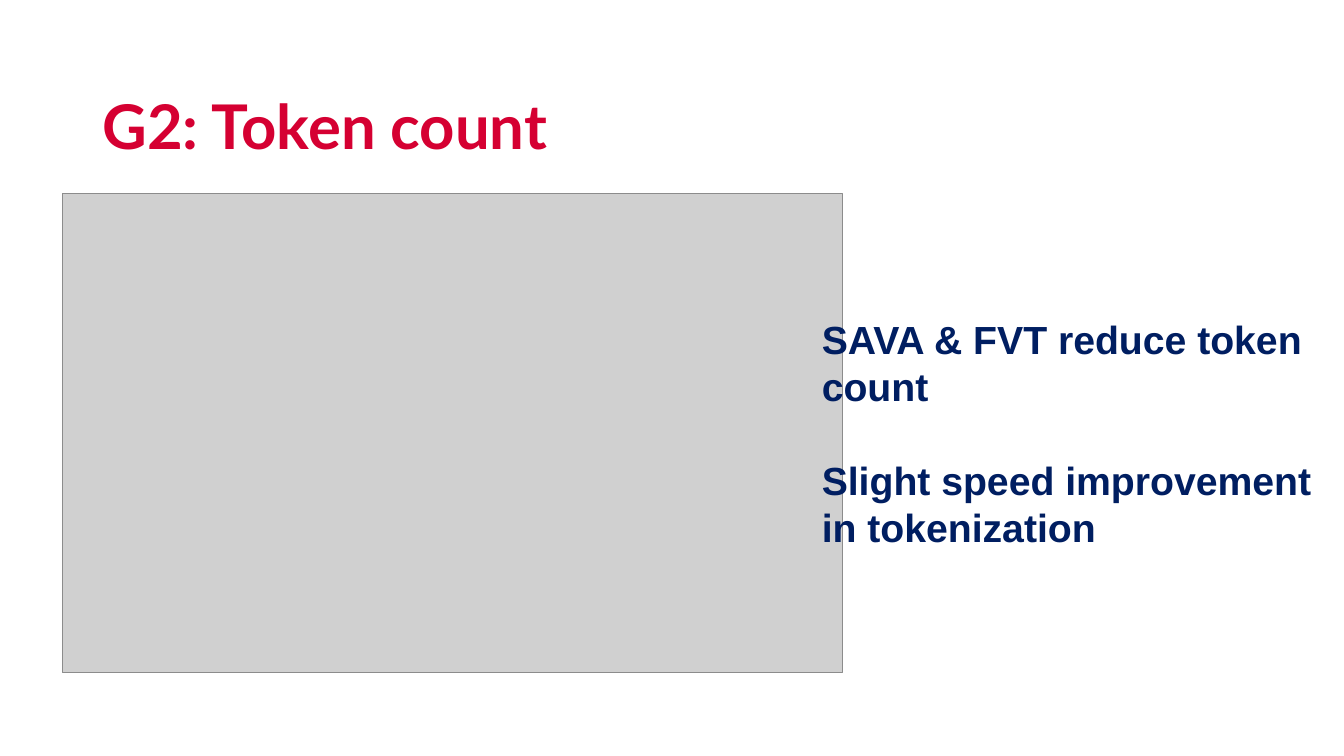
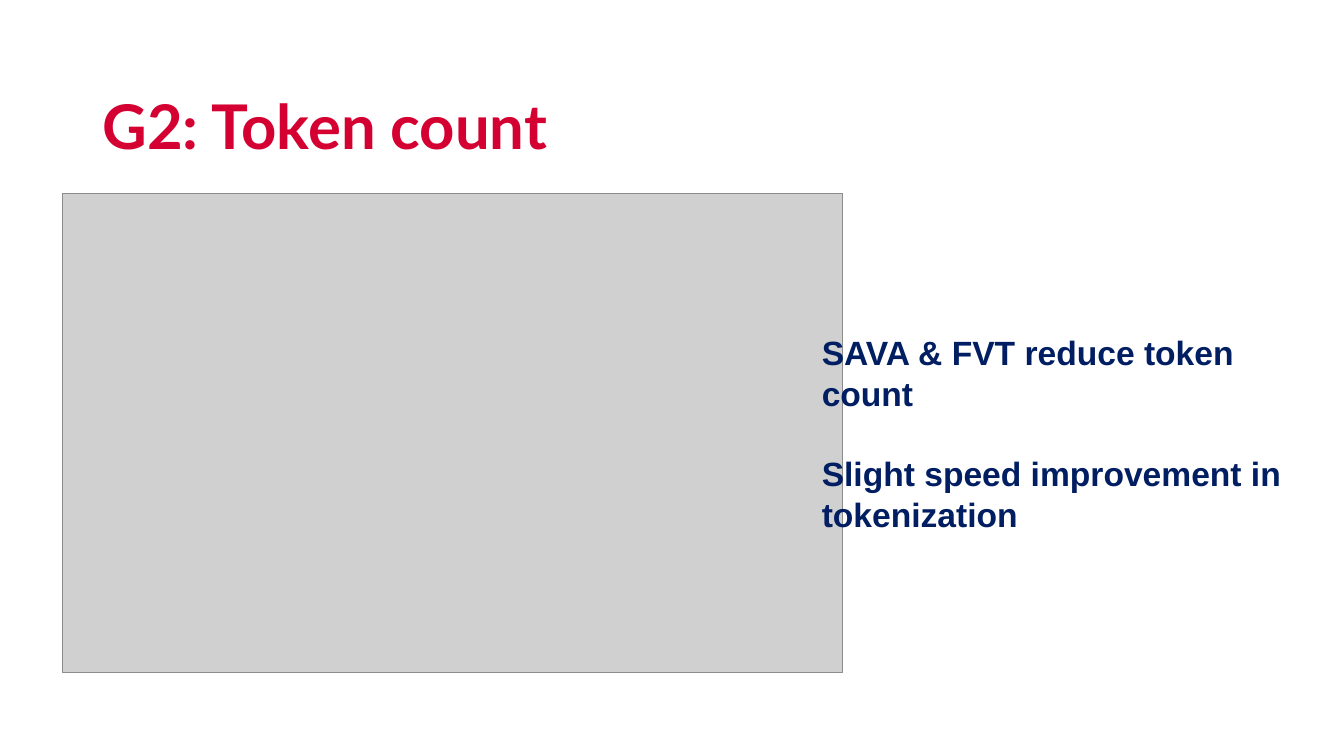
Before and after one commit to DianaPoli/NLP-project, a slide deck: slide 9 of presentation/pp_NLP.pptx. Drawn at 1344x756 pixels with LibreOffice and Linux fonts; fonts in the diff are those of the drawing; grey boxes stand for pictures; background and template pictures are left out. Boxes give left, top, right and bottom in pixels: in the first picture for what was removed or moved away, otherwise in the second. Text is boxed around its words. In the diff, an @@ line names an element or a change of style, - is before the commit and + after.

```diff
--- a/presentation/pp_NLP.pptx
+++ b/presentation/pp_NLP.pptx
@@ text "SAVA & FVT reduce token ...": place and size @@
-text "SAVA & FVT reduce token ..." at bbox=[822, 323, 1311, 550]
+text "SAVA & FVT reduce token ..." at bbox=[822, 339, 1281, 534]
@@ text "SAVA & FVT reduce token ..." at bbox=[822, 339, 1281, 534]: size 28 to 24 pt @@
```
Also in this commit, not shown: 5 other slides changed, 7 other files.
